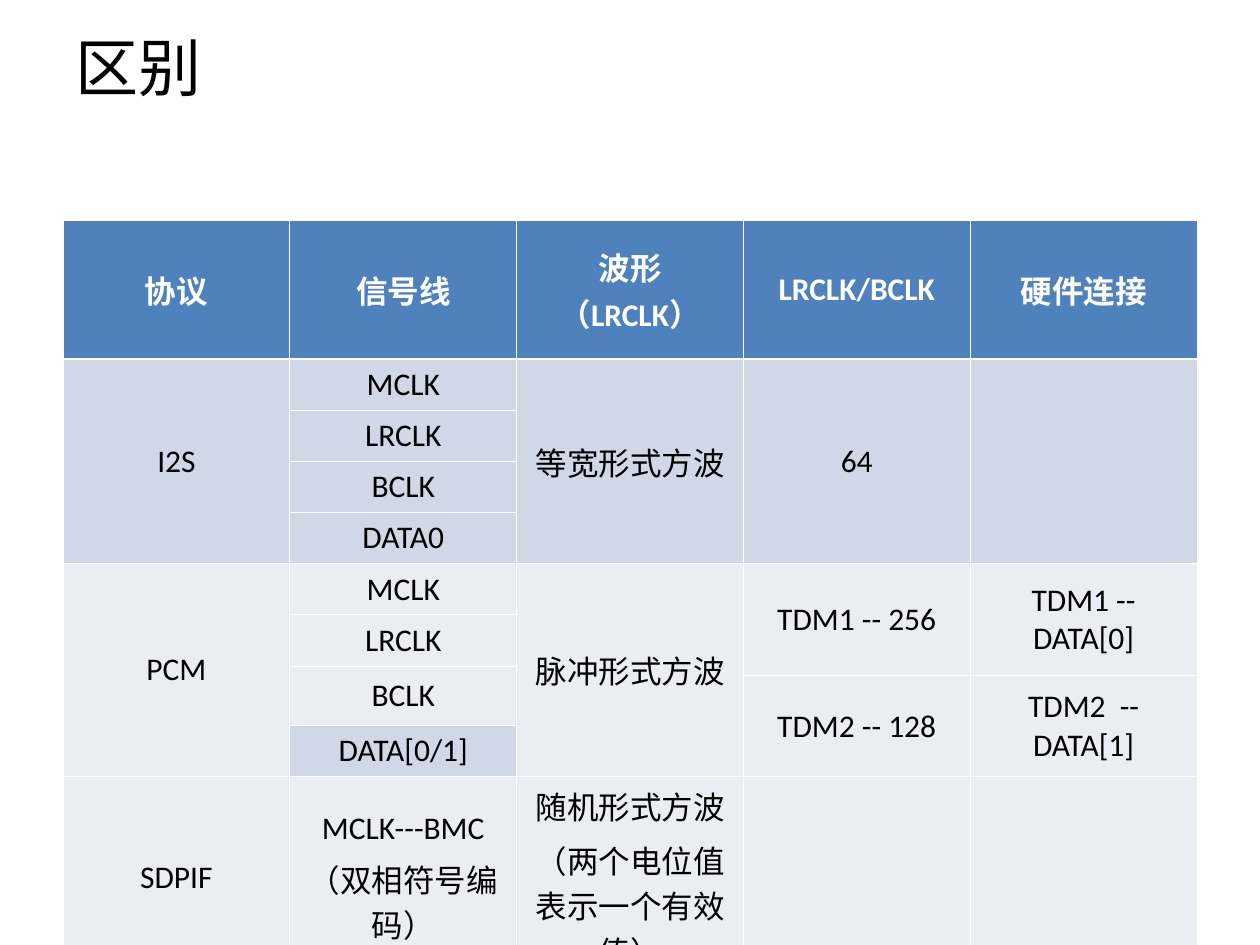
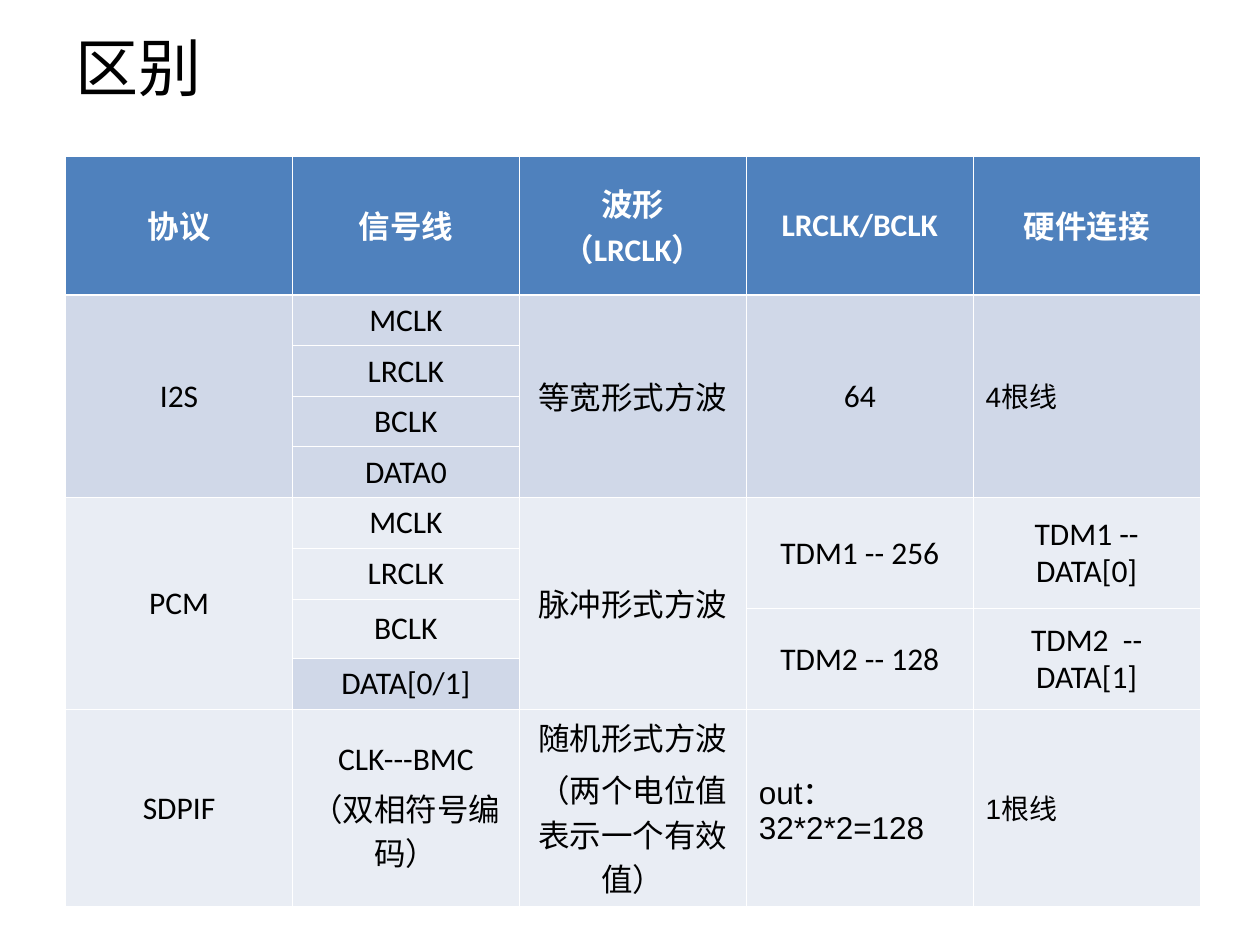
Before and after one commit to Winddoing/embedded_linux_notes, a slide deck: slide 23 of device_driver/alsa/doc/audio的硬件逻辑关系 .ppt (slide 21 before the commit). Drawn at 1260x945 pixels with LibreOffice and Linux fonts; fonts in the diff are those of the drawing; background and template pictures are left out. Boxes give left, top, right and bottom in pixels: in the first picture for what was removed or moved away, otherwise in the second. Text is boxed around its words. In the diff, an @@ line names an element or a change of style, - is before the commit and + after.

```diff
--- a/device_driver/alsa/doc/audio的硬件逻辑关系 .ppt
+++ b/device_driver/alsa/doc/audio的硬件逻辑关系 .ppt
@@ table at [66,156,1200,898] @@
-row 2, column 5: 
+row 2, column 5: 4根线
-row 11: SDPIF | MCLK---BMC / （双相符号编码） | 随机形式方波 / （两个电位值表示一个有效值） |  | 
+row 11: SDPIF | CLK---BMC / （双相符号编码） | 随机形式方波 / （两个电位值表示一个有效值） | out：32*2*2=128 | 1根线
@@ line spacing 1 to 0.97 @@
@@ borders changed @@
@@ table: place and size @@
-table at [63,220,1197,945]
+table at [66,156,1200,898]
```
Also in this commit, not shown: 10 other slides changed, 5 slides added, 4 slides removed, 3 other files.
